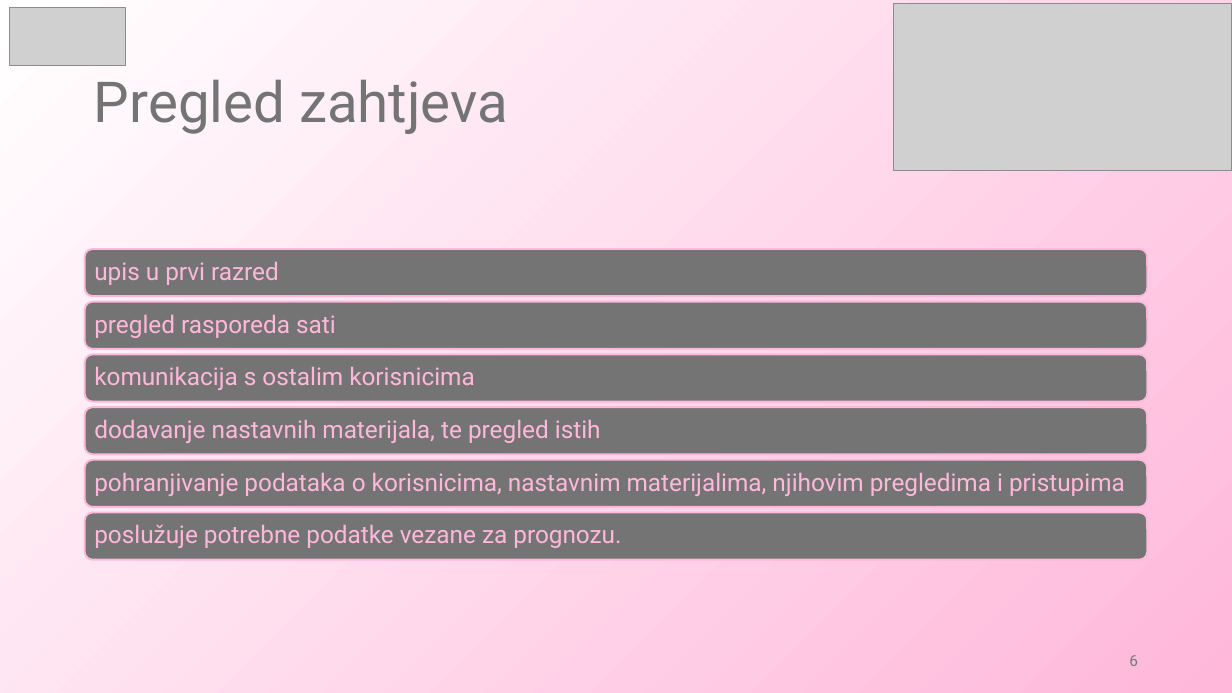
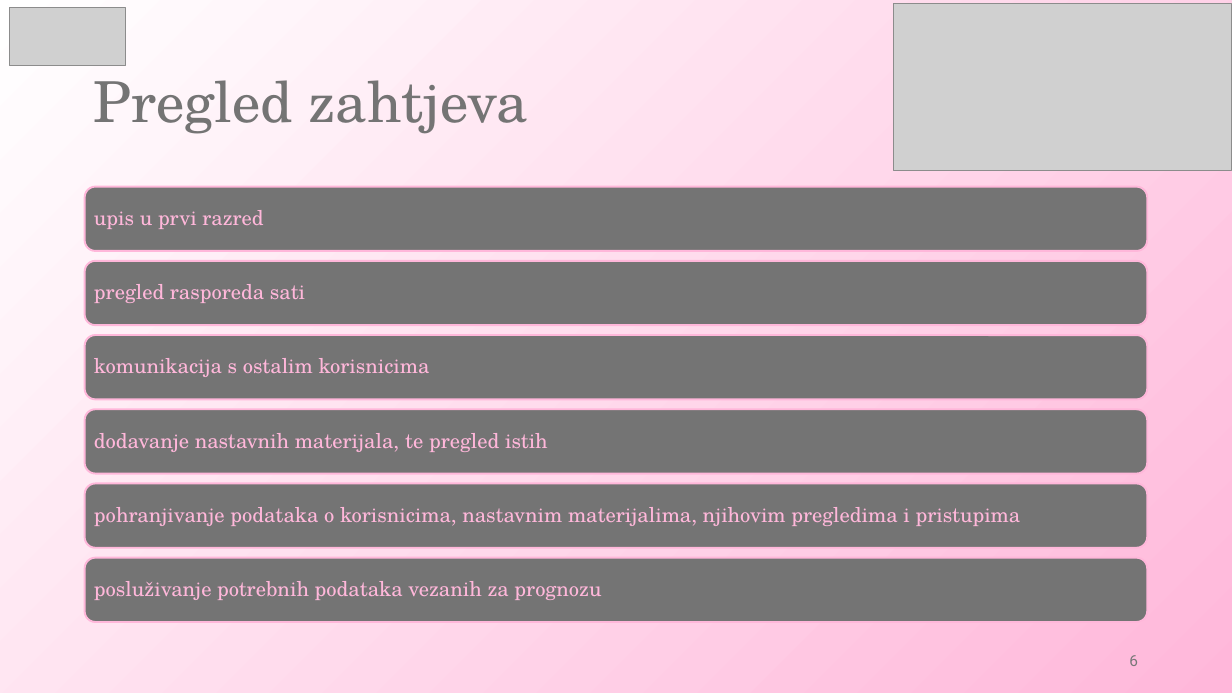
Before and after one commit to bornaodobasic/eduhub, a slide deck: slide 6 of Dokumentacija/PROINZ_TG09.3_EduHub.pptx. Drawn at 1232x693 pixels with LibreOffice and Linux fonts; fonts in the diff are those of the drawing; grey boxes stand for pictures. Boxes give left, top, right and bottom in pixels: in the first picture for what was removed or moved away, otherwise in the second. Text is boxed around its words. In the diff, an @@ line names an element or a change of style, - is before the commit and + after.

```diff
--- a/Dokumentacija/PROINZ_TG09.3_EduHub.pptx
+++ b/Dokumentacija/PROINZ_TG09.3_EduHub.pptx
@@ title "Pregled zahtjeva" at [94, 80, 528, 134]: font Roboto to TeX Gyre Schola @@
@@ rounded rectangle: place and size @@
-rounded rectangle at [85, 302, 1148, 349]
+rounded rectangle at [85, 187, 1148, 251]
@@ size 19 to 16 pt, font Roboto to TeX Gyre Schola; less space between paragraphs in 5 elements at [94, 358, 430, 377], [94, 433, 548, 452], [94, 284, 305, 303], [94, 507, 1021, 526], [94, 210, 263, 229] @@
@@ text "upis u prvi razred": place and size @@
-text "upis u prvi razred" at [94, 262, 279, 285]
+text "upis u prvi razred" at [94, 210, 263, 229]
@@ rounded rectangle: place and size @@
-rounded rectangle at [85, 249, 1148, 296]
+rounded rectangle at [85, 261, 1148, 325]
@@ text "pregled rasporeda sati": place and size @@
-text "pregled rasporeda sati" at [94, 315, 336, 338]
+text "pregled rasporeda sati" at [94, 284, 305, 303]
@@ rounded rectangle: place and size @@
-rounded rectangle at [85, 355, 1148, 402]
+rounded rectangle at [85, 335, 1148, 400]
@@ text "komunikacija s ostalim korisnicima": place and size @@
-text "komunikacija s ostalim korisnicima" at [94, 367, 474, 390]
+text "komunikacija s ostalim korisnicima" at [94, 358, 430, 377]
@@ rounded rectangle: place and size @@
-rounded rectangle at [85, 408, 1148, 455]
+rounded rectangle at [85, 409, 1148, 474]
@@ rounded rectangle: place and size @@
-rounded rectangle at [85, 513, 1148, 560]
+rounded rectangle at [85, 483, 1148, 548]
@@ text "pohranjivanje podataka o korisnicima, nastavnim ...": place and size @@
-text "pohranjivanje podataka o korisnicima, nastavnim ..." at [94, 473, 1125, 496]
+text "pohranjivanje podataka o korisnicima, nastavnim ..." at [94, 507, 1021, 526]
@@ rounded rectangle: place and size @@
-rounded rectangle at [85, 460, 1148, 507]
+rounded rectangle at [85, 558, 1148, 623]
@@ text at [94, 581, 601, 600]: text changed; size 19 to 16 pt; font Roboto to TeX Gyre Schola @@
-poslužuje potrebne podatke vezane za prognozu.
+posluživanje potrebnih podataka vezanih za prognozu
```
Also in this commit, not shown: 11 other slides changed.
